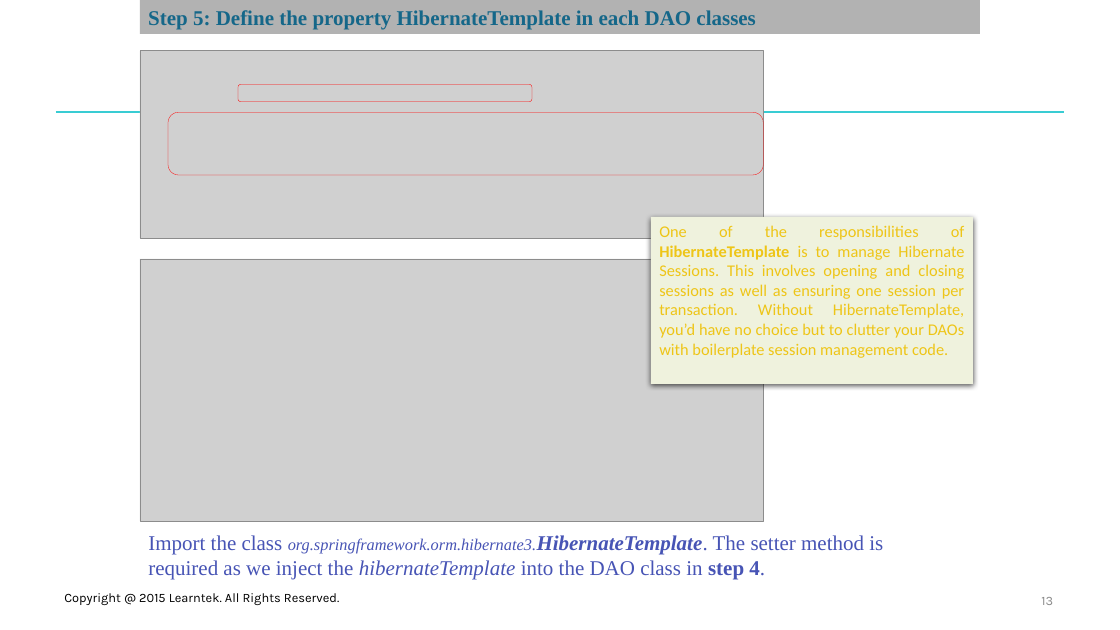
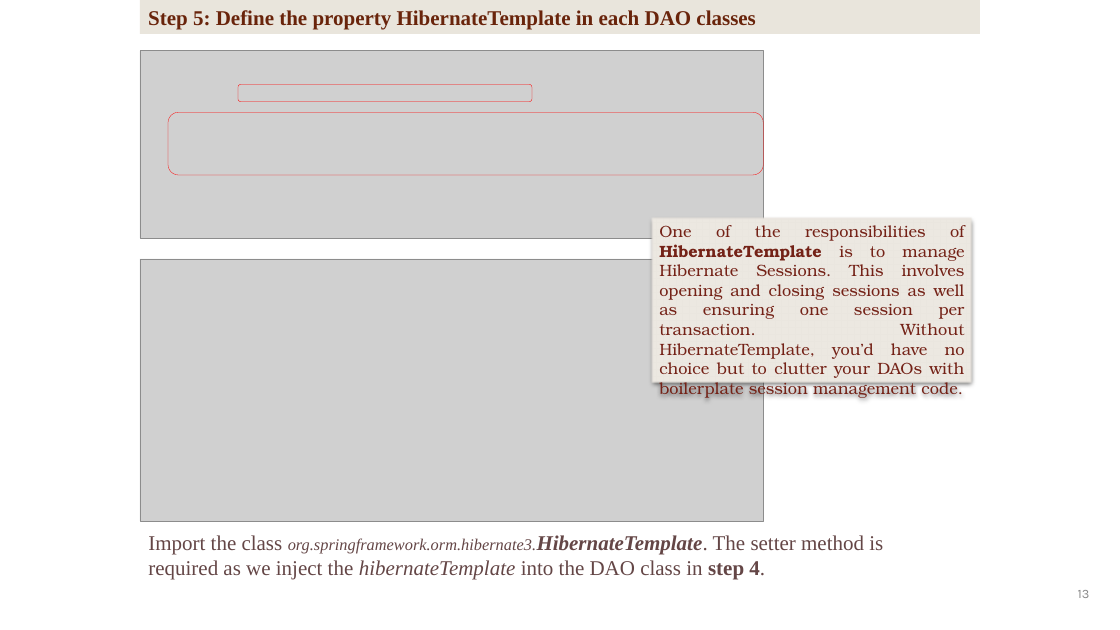
Before and after one commit to santoshkar/Spring, a slide deck: slide 13 of Presentations/Part-5-Spring hibernate.pptx. Drawn at 1120x630 pixels with LibreOffice and Linux fonts; fonts in the diff are those of the drawing; grey boxes stand for pictures; background and template pictures are left out. Boxes give left, top, right and bottom in pixels: in the first picture for what was removed or moved away, otherwise in the second. Text is boxed around its words. In the diff, an @@ line names an element or a change of style, - is before the commit and + after.

Commit message:
Removed learntek

```diff
--- a/Presentations/Part-5-Spring hibernate.pptx
+++ b/Presentations/Part-5-Spring hibernate.pptx
@@ rectangle "Step 5: Define the property ..." at box(140, 0, 981, 34): text colour #156789 to #69240C; fill #B2B2B2 to #E9E5DC @@
@@ line removed from (56, 112) to (1065, 112) @@
@@ rectangle "One of the responsibilities of ..." at box(651, 217, 973, 384): font Calibri to TeX Gyre Bonum, text colour #EEC517 to #742217; fill #EFF2DD to #ECE8E1; shadow changed @@
@@ text "Import the class org.springframework.orm.hibernate3.Hibernat ..." at box(148, 535, 883, 580): text colour #4754B5 to #644646 @@
@@ text removed at box(64, 593, 339, 605) @@
-Copyright @ 2015 Learntek. All Rights Reserved.
@@ page number: place and size @@
-page number at box(1041, 597, 1053, 605)
+page number at box(1078, 590, 1090, 598)
@@ ellipse added at box(1050, 575, 1087, 612), outline #FFFFFF 1 pt @@
```
Also in this commit, not shown: 19 other slides changed, 7 other files.
